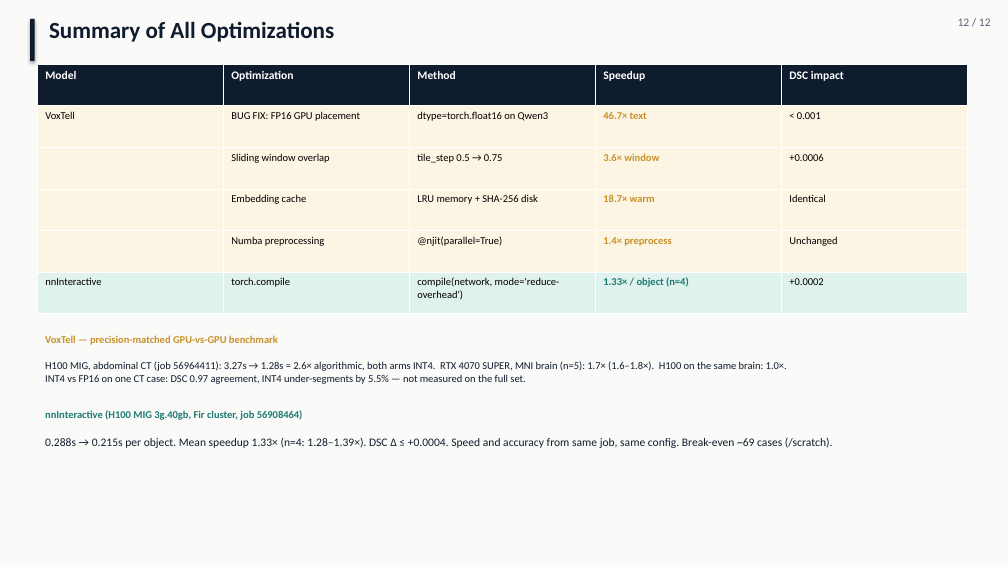
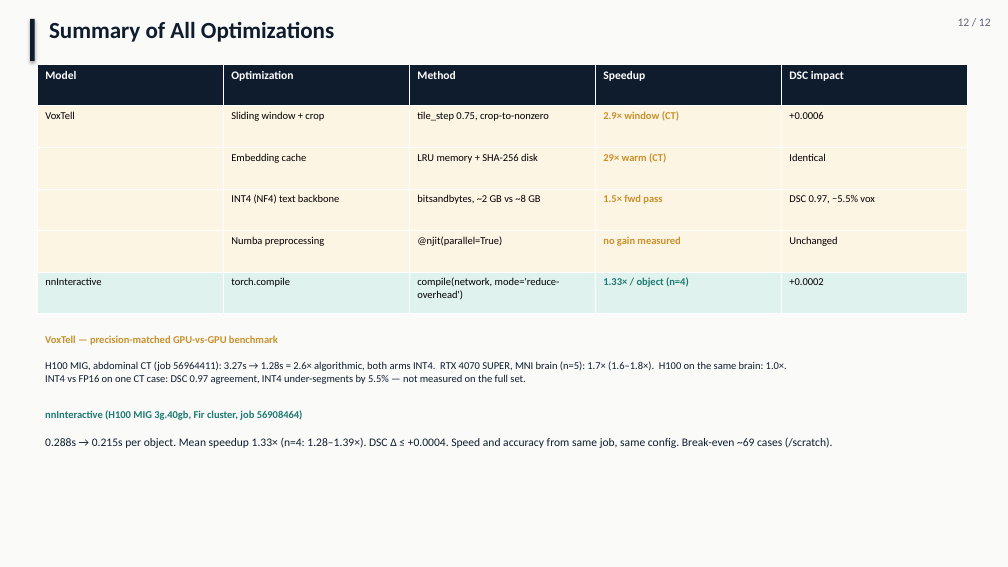
Before and after one commit to pentaexe/VoxTell-main, a slide deck: slide 12 of slides.pptx. Drawn at 1008x567 pixels with LibreOffice and Linux fonts; fonts in the diff are those of the drawing. Boxes give left, top, right and bottom in pixels: in the first picture for what was removed or moved away, otherwise in the second. Text is boxed around its words. In the diff, an @@ line names an element or a change of style, - is before the commit and + after.

```diff
--- a/slides.pptx
+++ b/slides.pptx
@@ table at bbox=[38, 64, 968, 314] @@
-row 2: VoxTell | BUG FIX: FP16 GPU placement | dtype=torch.float16 on Qwen3 | 46.7× text | < 0.001
+row 2: VoxTell | Sliding window + crop | tile_step 0.75, crop-to-nonzero | 2.9× window (CT) | +0.0006
-row 3:  | Sliding window overlap | tile_step 0.5 → 0.75 | 3.6× window | +0.0006
+row 3:  | Embedding cache | LRU memory + SHA-256 disk | 29× warm (CT) | Identical
-row 4:  | Embedding cache | LRU memory + SHA-256 disk | 18.7× warm | Identical
+row 4:  | INT4 (NF4) text backbone | bitsandbytes, ~2 GB vs ~8 GB | 1.5× fwd pass | DSC 0.97, −5.5% vox
-row 5, column 4: 1.4× preprocess
+row 5, column 4: no gain measured
```
Also in this commit, not shown: 2 other slides changed, 1 other file.
